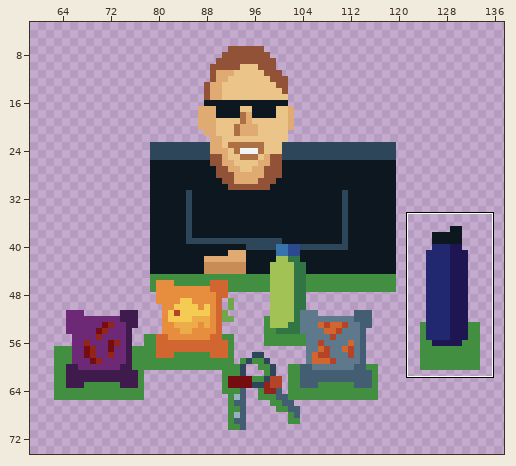
One commit to this sprite sheet: media/paul.png. The first picture is a wide view before the edit; the outline marks the close-up.
Close-up. The starting point:
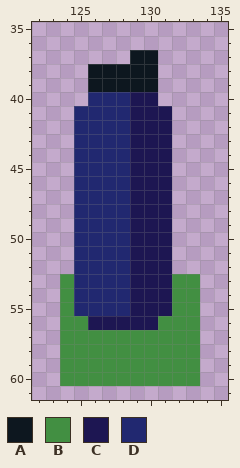
The file is 200x160 pixels. Shown: x 122..135, y 35..61. The wide view leaves out empty margins. The commit also changed other parts of the picture, which this record leaves out.
Palette (. is transparent): A #0d171f  B #428f42  C #1d1652  D #212870
Pixels before, first column x 124:
37 .....AA...
38 ..AAAAA...
39 ..AAAAA...
40 ..DDDCC...
41 .DDDDCCC..
42 .DDDDCCC..
43 .DDDDCCC..
44 .DDDDCCC..
45 .DDDDCCC..
46 .DDDDCCC..
47 .DDDDCCC..
48 .DDDDCCC..
49 .DDDDCCC..
50 .DDDDCCC..
51 .DDDDCCC..
52 .DDDDCCC..
53 BDDDDCCCBB
54 BDDDDCCCBB
55 BDDDDCCCBB
56 BBCCCCCBBB
57 BBBBBBBBBB
58 BBBBBBBBBB
59 BBBBBBBBBB
60 BBBBBBBBBB
And afterwards:
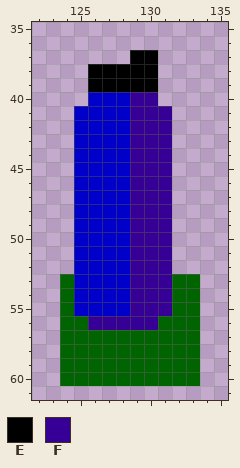
Colours new in this view: E #000000  F #360097
Edits made:
Colour B changes from #428f42 to #006500.
Colour D changes from #212870 to #0000ca.
Colour E replaces colour A in row 37 at x 129 to 130; in rows 38 to 39 at x 126 to 130.
Colour F replaces colour C in row 40 at x 129 to 130; in rows 41 to 55 at x 129 to 131; in row 56 at x 126 to 130.
